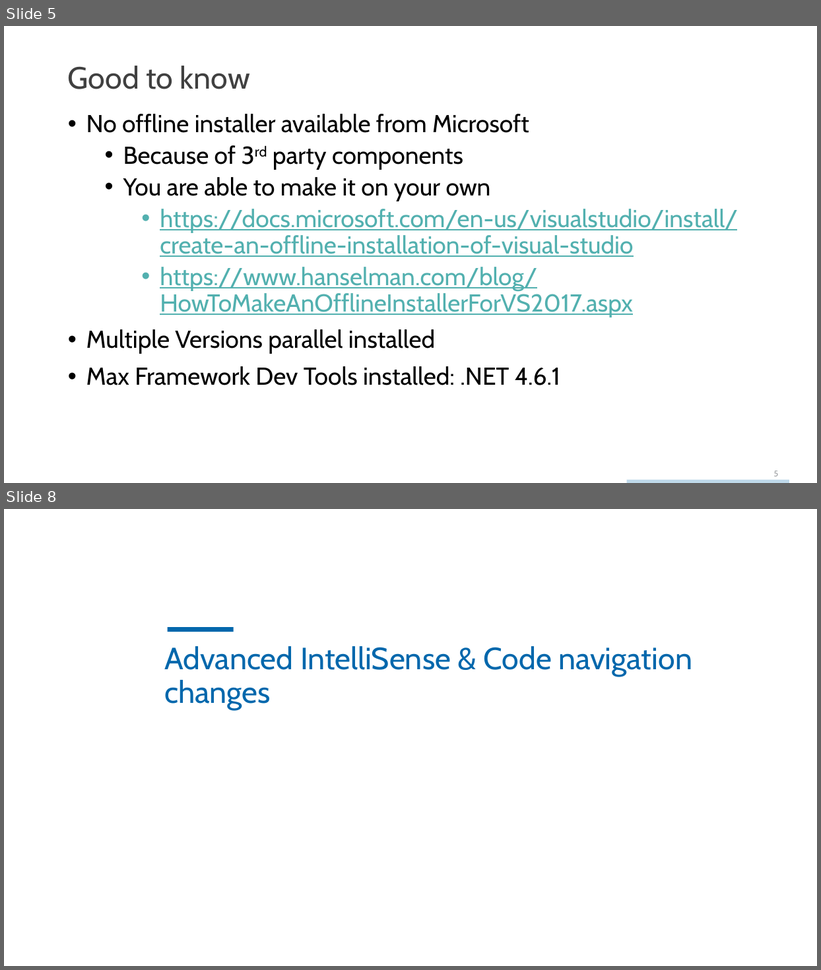
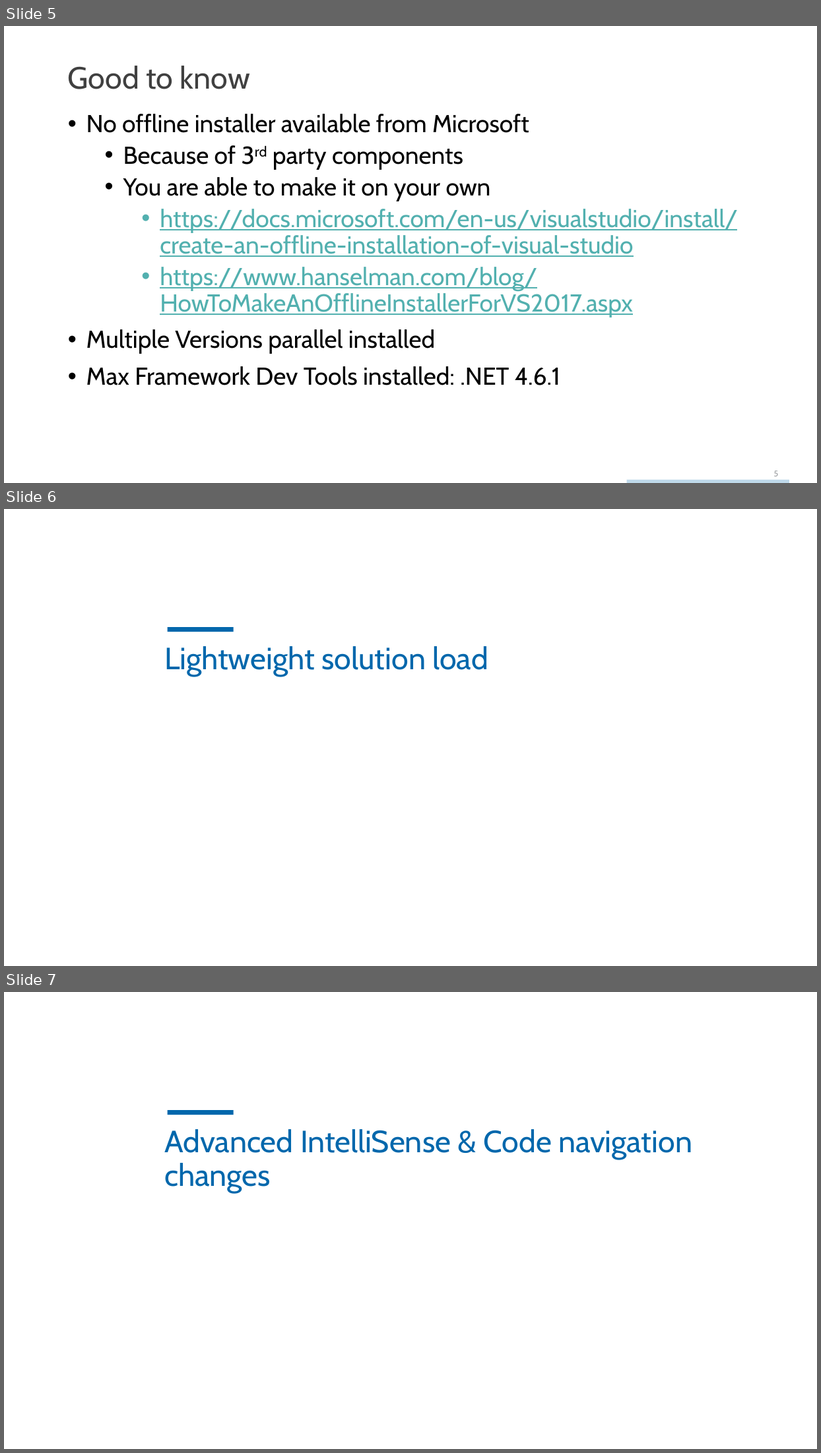
Before and after one commit to SabotageAndi/DotNetMeetupVS2017ShowCase, a slide deck: VS2017 Features.pptx. Shown one above the other, each under a label of ours: slides 5 and 8 before the commit, slides 5, 6 and 7 after it; the slides between them are not shown. The pictures are 821x970 and 821x1453 pixels, drawn with LibreOffice and Linux fonts; fonts in the diff are those of the drawing. Boxes give left, top, right and bottom in pixels: in the first picture for what was removed or moved away, otherwise in the second. Text is boxed around its words. In the diff, an @@ line names an element or a change of style, - is before the commit and + after.

```diff
--- a/VS2017 Features.pptx
+++ b/VS2017 Features.pptx
@@ slide 6 added at bbox=[4, 509, 817, 966], background #FFFFFF; not listed: 1 template element that a slide beside it also shows @@
@@ title added at bbox=[164, 646, 489, 677], 27.2 pt, text #0067AC @@
+Lightweight solution load
@@ what was slide 8 is now slide 7 @@
```
Also in this commit, not shown: 3 other slides added, 6 other files.
